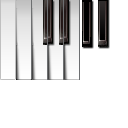
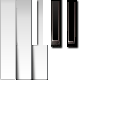
Two versions of the same layered image (128 x 128). Layer-by-layer changes:
removed layer "Calque 8" over (x1=32, y1=0, x2=110, y2=80)
added layer "Whites glow" above "White glow test" over (x1=85, y1=5, x2=107, y2=49)
added layer "Whites" above "Blacks" over (x1=32, y1=0, x2=48, y2=80)
added layer "Blacks" above "Calque 19" over (x1=51, y1=0, x2=79, y2=49)
